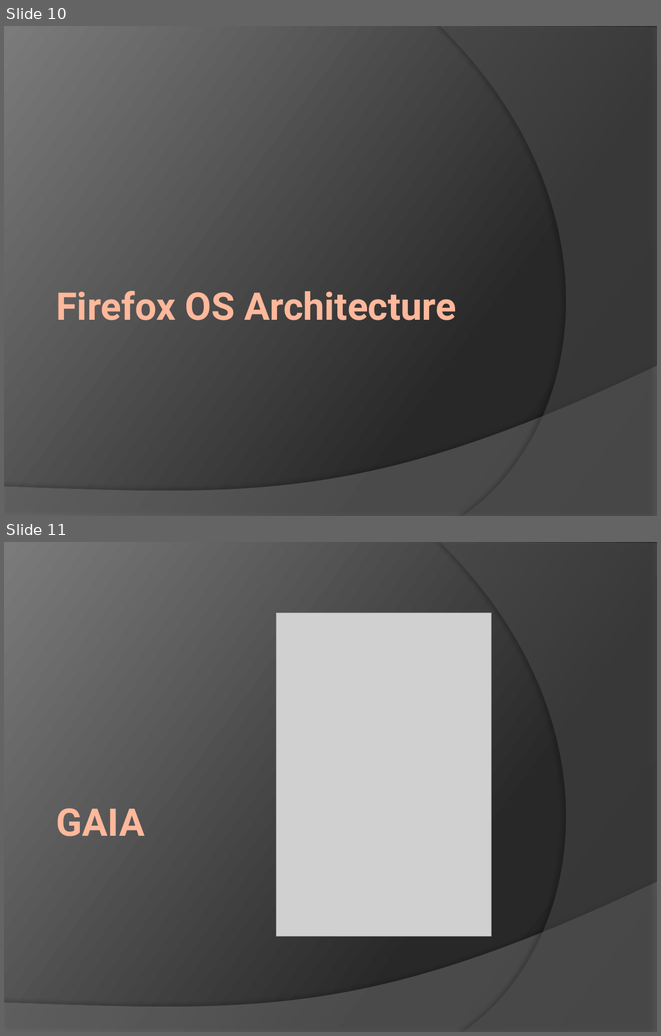
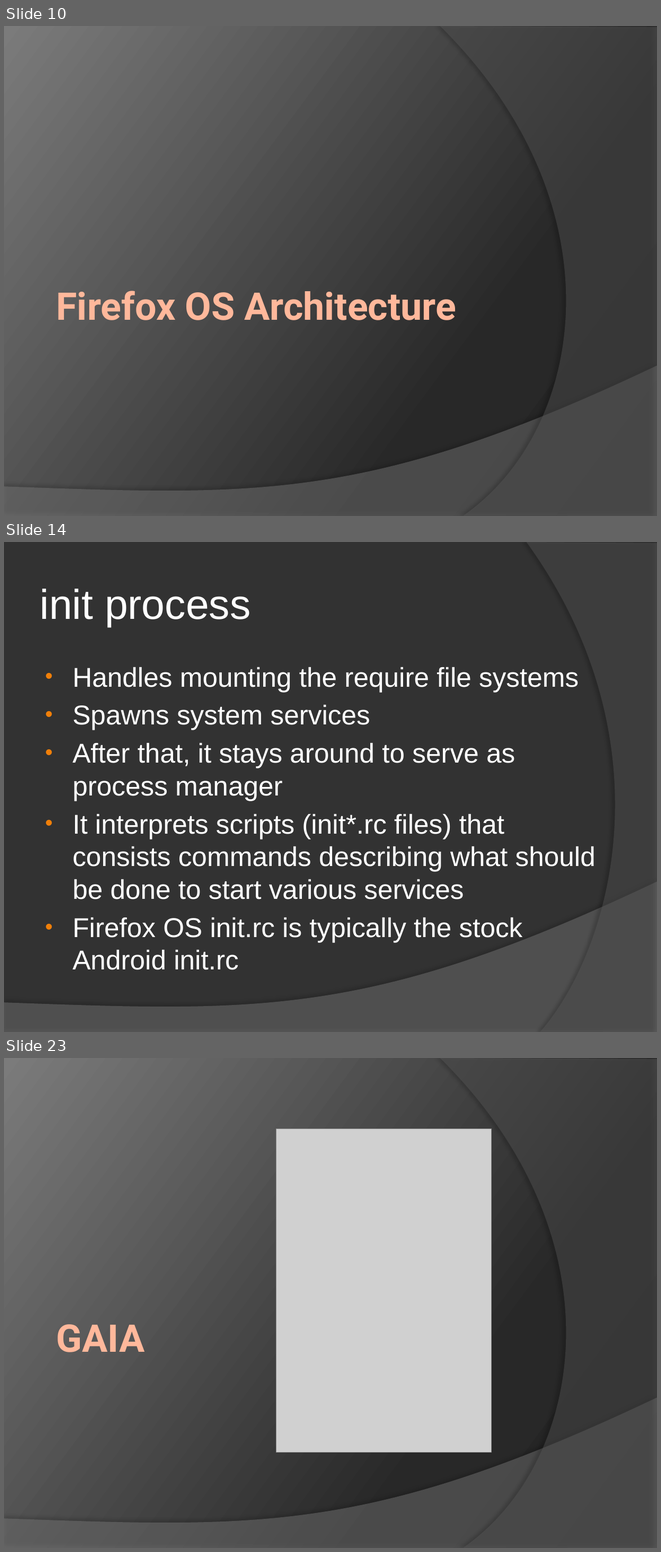
Before and after one commit to ymihaylov/Firefox-OS-Documentation-Project, a slide deck: Firefox OS.pptx. Shown one above the other, each under a label of ours: slides 10 and 11 before the commit, slides 10, 14 and 23 after it; the slides between them are not shown. The pictures are 661x1036 and 661x1552 pixels, drawn with LibreOffice and Linux fonts; fonts in the diff are those of the drawing; grey boxes stand for pictures. Boxes give left, top, right and bottom in pixels: in the first picture for what was removed or moved away, otherwise in the second. Text is boxed around its words. In the diff, an @@ line names an element or a change of style, - is before the commit and + after.

```diff
--- a/Firefox OS.pptx
+++ b/Firefox OS.pptx
@@ slide 14 added at (4,542,657,1032), background #323232; not listed: 1 template element that a slide beside it also shows @@
@@ freeform shape added at (527,542,657,1032), fill #5E5E5E at 40% opacity @@
@@ title added at (40,589,250,627), 46 pt, text #FFFFFF @@
+init process
@@ text added at (72,667,595,970), 30 pt, text #FFFFFF @@
+• Handles mounting the require file systems
+• Spawns system services
+• After that, it stays around to serve as process manager
+• It interprets scripts (init*.rc files) that consists commands describing what should be done to start various services
+• Firefox OS init.rc is typically the stock Android init.rc
@@ what was slide 11 is now slide 23 @@
```
Also in this commit, not shown: 11 other slides added.
